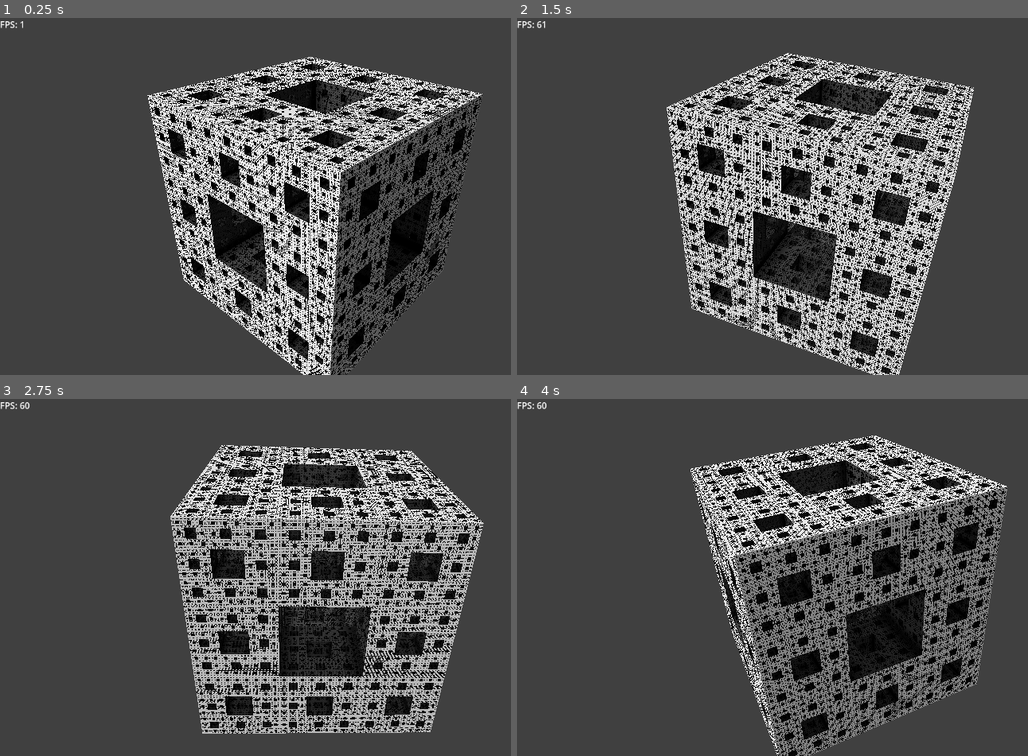
Above: before the commit, frames 1-4 (two rows, left to right).
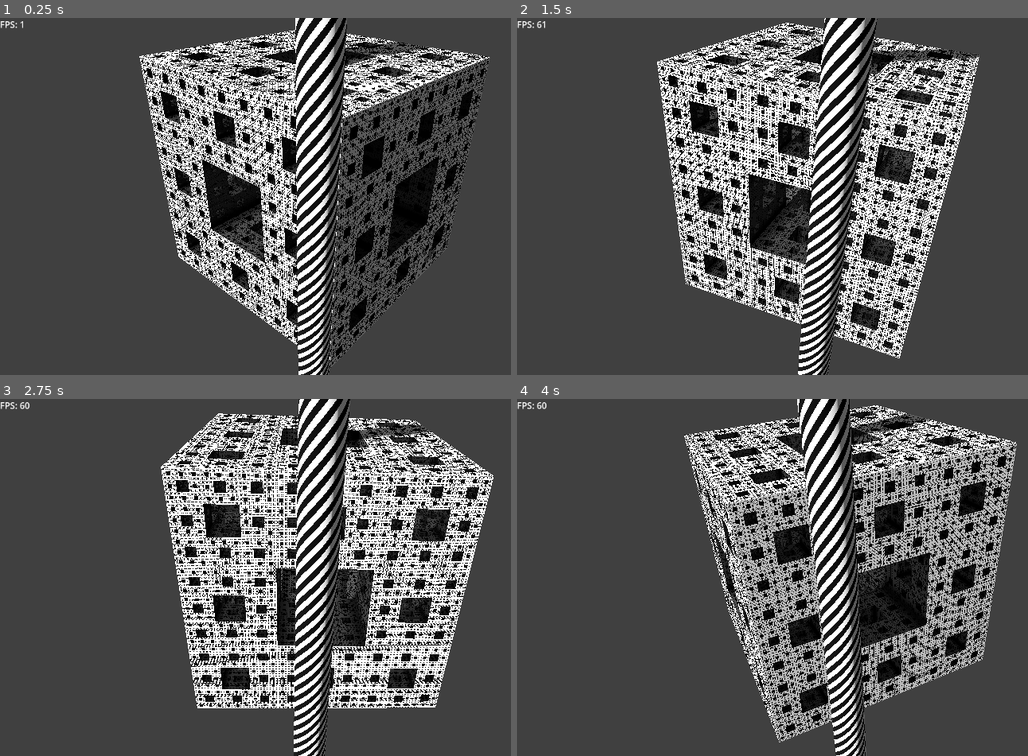
Above: after the commit, the same moments.

Repository: NormallyNormal/Marchless-Menger-Sponge
Game: Godot game, scene res://main.tscn
The game is run twice, just before and just after one commit, with the same random seed, the same clock (stepped at 60 frames per second) and the same inputs.
Inputs:
- Up to frame 1 (0.25 s): no input
- Up to frame 2 (1.5 s): no input
- Up to frame 3 (2.75 s): no input
- Up to frame 4 (4 s): no input

The runs differ from the first frame. In frame 1, 33% of the frame differs, in the area x 27-96%, y 0-100%; in frame 2, 40%; in frame 3, 42%, in the area x 31-97%, y 0-100%; in frame 4, 38%.

Commit message:
Added proper depth so objects can pass inside the fractal properly

Diff:
--- a/CUBE.tscn
+++ b/CUBE.tscn
@@ -11,6 +11,7 @@
 shader_parameter/hole_depth = 1.0
 shader_parameter/surface_color = Color(1, 1, 1, 1)
 shader_parameter/ao_strength = 0.5
+shader_parameter/orthographic = false
 
 [sub_resource type="PlaneMesh" id="PlaneMesh_a202f"]
 size = Vector2(1, 1)
@@ -23,41 +24,35 @@
 [node name="POSY" type="MeshInstance3D" parent="FACES"]
 transform = Transform3D(1, 0, 0, 0, 1, 0, 0, 0, 1, 0, 0.5, 0)
 material_override = SubResource("ShaderMaterial_noarx")
-cast_shadow = 0
 mesh = SubResource("PlaneMesh_a202f")
 skeleton = NodePath("../..")
 
 [node name="NEGY" type="MeshInstance3D" parent="FACES"]
 transform = Transform3D(4.3711385e-08, -3.8213705e-15, 0.99999994, -8.742277e-08, -0.9999999, 0, 0.99999994, -8.742277e-08, -4.3711385e-08, 0, -0.5, 0)
 material_override = SubResource("ShaderMaterial_noarx")
-cast_shadow = 0
 mesh = SubResource("PlaneMesh_a202f")
 skeleton = NodePath("../..")
 
 [node name="NEGX" type="MeshInstance3D" parent="FACES"]
 transform = Transform3D(-4.371139e-08, -1, 0, 1, -4.371139e-08, 0, 0, 0, 1, -0.5, 0, 0)
 material_override = SubResource("ShaderMaterial_noarx")
-cast_shadow = 0
 mesh = SubResource("PlaneMesh_a202f")
 skeleton = NodePath("../..")
 
 [node name="POSX" type="MeshInstance3D" parent="FACES"]
 transform = Transform3D(4.371139e-08, 0.9999999, -8.742277e-08, 1, -4.3711385e-08, 0, -3.821371e-15, -8.742277e-08, -0.9999999, 0.5, 0, 0)
 material_override = SubResource("ShaderMaterial_noarx")
-cast_shadow = 0
 mesh = SubResource("PlaneMesh_a202f")
 skeleton = NodePath("../..")
 
 [node name="NEGZ" type="MeshInstance3D" parent="FACES"]
 transform = Transform3D(1.910685e-15, 4.371138e-08, -0.99999976, 0.9999999, -4.371138e-08, 0, -4.371138e-08, -0.9999999, -4.3711378e-08, 1.5437603e-05, 0.00054992735, -0.49990633)
 material_override = SubResource("ShaderMaterial_noarx")
-cast_shadow = 0
 mesh = SubResource("PlaneMesh_a202f")
 skeleton = NodePath("../..")
 
 [node name="POSZ" type="MeshInstance3D" parent="FACES"]
 transform = Transform3D(1.9106853e-15, 4.3711385e-08, 0.99999994, 0.99999994, -4.3711385e-08, 0, 4.3711385e-08, 0.9999999, -4.3711385e-08, 0, 0, 0.5)
 material_override = SubResource("ShaderMaterial_noarx")
-cast_shadow = 0
 mesh = SubResource("PlaneMesh_a202f")
 skeleton = NodePath("../..")
--- /dev/null
+++ b/depth.gdshader
@@ -0,0 +1,10 @@
+shader_type spatial;
+render_mode unshaded;
+
+uniform sampler2D depth_texture : hint_depth_texture;
+
+void fragment() {
+    float depth = texture(depth_texture, SCREEN_UV).r;
+    // Visualize - depth is 0-1, near to far
+    ALBEDO = vec3(depth);
+}
--- a/main.tscn
+++ b/main.tscn
@@ -1,7 +1,21 @@
-[gd_scene load_steps=5 format=3 uid="uid://bxit7scrjjod"]
+[gd_scene load_steps=12 format=3 uid="uid://bxit7scrjjod"]
 
 [ext_resource type="PackedScene" uid="uid://cqupusd727gd4" path="res://CUBE.tscn" id="1_ig7tw"]
 [ext_resource type="Script" uid="uid://dvlbf3tilki2m" path="res://fps.gd" id="2_0xm2m"]
+[ext_resource type="Shader" uid="uid://b3vlw1ftkn8hr" path="res://stripes.gdshader" id="3_1bvp3"]
+[ext_resource type="Shader" uid="uid://b7b4ftm0j1rhh" path="res://depth.gdshader" id="3_h2yge"]
+
+[sub_resource type="ShaderMaterial" id="ShaderMaterial_lquwl"]
+render_priority = 1
+shader = ExtResource("3_1bvp3")
+
+[sub_resource type="StandardMaterial3D" id="StandardMaterial3D_7mycd"]
+next_pass = SubResource("ShaderMaterial_lquwl")
+
+[sub_resource type="CylinderMesh" id="CylinderMesh_h2yge"]
+top_radius = 0.1
+bottom_radius = 0.1
+height = 4.0
 
 [sub_resource type="Environment" id="Environment_ig7tw"]
 background_mode = 1
@@ -16,12 +30,24 @@
 [sub_resource type="SphereShape3D" id="SphereShape3D_0xm2m"]
 radius = 0.866
 
+[sub_resource type="ShaderMaterial" id="ShaderMaterial_1bvp3"]
+render_priority = 0
+shader = ExtResource("3_h2yge")
+
+[sub_resource type="QuadMesh" id="QuadMesh_lquwl"]
+
 [node name="Main" type="Node3D"]
 
 [node name="SPONGE" parent="." instance=ExtResource("1_ig7tw")]
 
+[node name="Cylinder" type="MeshInstance3D" parent="SPONGE"]
+material_override = SubResource("StandardMaterial3D_7mycd")
+mesh = SubResource("CylinderMesh_h2yge")
+skeleton = NodePath("../..")
+
 [node name="DirectionalLight3D" type="DirectionalLight3D" parent="."]
-transform = Transform3D(0.096072584, -0.6830603, -0.7240158, -0.1248934, -0.7299041, 0.67204297, -0.9875078, 0.025859863, -0.15543348, -1.0510683, 0.79771286, -0.06580871)
+transform = Transform3D(0.096072584, -0.6830603, -0.7240158, -0.1248934, -0.7299041, 0.67204297, -0.9875078, 0.025859889, -0.15543349, -4.191234, 2.8450701, -2.8093805)
+shadow_enabled = true
 
 [node name="WorldEnvironment" type="WorldEnvironment" parent="."]
 environment = SubResource("Environment_ig7tw")
@@ -38,6 +64,12 @@
 shape = SubResource("SphereShape3D_0xm2m")
 
 [node name="Camera3D" type="Camera3D" parent="CollisionShape3D"]
-transform = Transform3D(1, 0, 0, 0, 1, 0, 0, 0, 1, 0, 0, 2)
+transform = Transform3D(1.0000001, 0, 0, 0, 1, 2.9802322e-08, 0, -2.9802322e-08, 1.0000001, 0, -0.13402975, 1.9226179)
 keep_aspect = 0
 current = true
+
+[node name="DepthQuad" type="MeshInstance3D" parent="."]
+transform = Transform3D(1, 0, 0, 0, 1, 0, 0, 0, 1, 0, -0.0010103732, 0.58779514)
+visible = false
+material_override = SubResource("ShaderMaterial_1bvp3")
+mesh = SubResource("QuadMesh_lquwl")
--- a/menger_sponge.gdshader
+++ b/menger_sponge.gdshader
@@ -10,45 +10,43 @@
 varying vec3 original_normal;
 
 int check_hole(vec2 uv, out vec2 local_uv, out float current_scale, int max_iterations, int maxsuperhole) {
-    vec2 p = uv;
+	vec2 p = uv;
 
 	int largest_hole = 0;
-    vec2 largest_local_uv;
-    float largest_scale;
-
-    for (int i = 1; i <= maxsuperhole; i++) {
-        float scale = pow(3.0, float(i));
-        vec2 cell = floor(p / scale);
-        vec2 local = fract(p / scale);
-        if (floor(local.x * 3.0) == 1.0 || floor(local.y * 3.0) == 1.0) {
-            largest_local_uv = fract(local * 3.0);
-            largest_scale = scale / 3.0;
-            largest_hole = -i;
-        }
-    }
-
-    if (largest_hole < 0) {
-        local_uv = largest_local_uv;
-        current_scale = largest_scale;
-        return largest_hole;
-    }
-
-    for (int i = 0; i < max_iterations; i++) {
-        vec2 cell = floor(p * 3.0);
-        vec2 local = fract(p * 3.0);
-
-        if (cell.x == 1.0 && cell.y == 1.0) {
-            local_uv = local;
-            current_scale = 1.0 / pow(3.0, float(i + 1));
-            return i + 1;
-        }
-
-        p = p * 3.0 - cell;
-    }
-    return 0;
-}
-
-vec3 ray_box_interior(vec2 hole_uv, vec3 view_dir, float depth, float depth_stretch, out vec2 face_uv, out int face_id, out float z_depth) {
+	vec2 largest_local_uv;
+	float largest_scale;
+
+	for (int i = 1; i <= maxsuperhole; i++) {
+		float scale = pow(3.0, float(i));
+		vec2 cell = floor(p / scale);
+		vec2 local = fract(p / scale);
+		if (floor(local.x * 3.0) == 1.0 || floor(local.y * 3.0) == 1.0) {
+			largest_local_uv = fract(local * 3.0);
+			largest_scale = scale / 3.0;
+			largest_hole = -i;
+		}
+	}
+
+	if (largest_hole < 0) {
+		local_uv = largest_local_uv;
+		current_scale = largest_scale;
+		return largest_hole;
+	}
+
+	for (int i = 0; i < max_iterations; i++) {
+		vec2 cell = floor(p * 3.0);
+		vec2 local = fract(p * 3.0);
+		if (cell.x == 1.0 && cell.y == 1.0) {
+			local_uv = local;
+			current_scale = 1.0 / pow(3.0, float(i + 1));
+			return i + 1;
+		}
+		p = p * 3.0 - cell;
+	}
+	return 0;
+}
+
+vec3 ray_box_interior(vec2 hole_uv, vec3 view_dir, float depth, float depth_stretch, out vec2 face_uv, out int face_id, out float z_depth, out float ray_length) {
 	vec2 pos = hole_uv * 2.0 - 1.0;
 
 	vec3 ro = vec3(pos, 0.0);
@@ -62,6 +60,7 @@
 
 	vec3 t_far = max(t1, t2);
 	float t = min(min(t_far.x, t_far.y), t_far.z);
+	ray_length = abs(t);
 
 	vec3 hit = ro + rd * t;
 
@@ -104,25 +103,25 @@
 }
 
 float calculate_ao(vec2 face_uv, float z_depth, vec2 hole_uv, int face_id) {
-    if (face_uv.x < 0.0 || face_uv.x > 1.0 || face_uv.y < 0.0 || face_uv.y > 1.0) {
-        return 1.0;
-    }
-
-    float ao = 1.0;
-    float adjacent_edge = 0.0;
-
-    if (face_id == 2 || face_id == 1) {
-        adjacent_edge = min(face_uv.y, 1.0 - face_uv.y);
-        ao *= smoothstep(0.0, 0.25, adjacent_edge);
-    }
-    if (face_id == 3 || face_id == 4) {
-        adjacent_edge = min(face_uv.x, 1.0 - face_uv.x);
-        ao *= smoothstep(0.0, 0.25, adjacent_edge);
-    }
-
-    ao *= mix(1.0, 0.7, z_depth);
-
-    return ao;
+	if (face_uv.x < 0.0 || face_uv.x > 1.0 || face_uv.y < 0.0 || face_uv.y > 1.0) {
+		return 1.0;
+	}
+
+	float ao = 1.0;
+	float adjacent_edge = 0.0;
+
+	if (face_id == 2 || face_id == 1) {
+		adjacent_edge = min(face_uv.y, 1.0 - face_uv.y);
+		ao *= smoothstep(0.0, 0.25, adjacent_edge);
+	}
+	if (face_id == 3 || face_id == 4) {
+		adjacent_edge = min(face_uv.x, 1.0 - face_uv.x);
+		ao *= smoothstep(0.0, 0.25, adjacent_edge);
+	}
+
+	ao *= mix(1.0, 0.7, z_depth);
+
+	return ao;
 }
 
 void fragment() {
@@ -131,14 +130,19 @@
 	vec2 uv = UV;
 	vec2 local_uv;
 	float current_scale;
+	float total_ray_length = 0.0;
+	float accumulated_scale = 1.0;
+
+	vec4 clip_pos = PROJECTION_MATRIX * vec4(VERTEX, 1.0);
+	DEPTH = clip_pos.z / clip_pos.w;
 
 	vec3 view_dir;
-    if (orthographic) {
-        vec3 cam_forward = normalize(INV_VIEW_MATRIX[2].xyz);
-        view_dir = normalize((VIEW_MATRIX * vec4(cam_forward, 0.0)).xyz);
-    } else {
-        view_dir = normalize(VIEW);
-    }
+	if (orthographic) {
+		vec3 cam_forward = normalize(INV_VIEW_MATRIX[2].xyz);
+		view_dir = normalize((VIEW_MATRIX * vec4(cam_forward, 0.0)).xyz);
+	} else {
+		view_dir = normalize(VIEW);
+	}
 
 	int level = check_hole(uv, local_uv, current_scale, hole_iterations, 0);
 
@@ -153,7 +157,11 @@
 		vec2 face_uv;
 		int face_id;
 		float z_depth;
-		vec3 tan_normal = ray_box_interior(local_uv, tan_view, hole_depth * 2.0, pow(3.0, float(level)), face_uv, face_id, z_depth);
+		float ray_length;
+		vec3 tan_normal = ray_box_interior(local_uv, tan_view, hole_depth * 2.0, pow(3.0, float(level)), face_uv, face_id, z_depth, ray_length);
+
+		accumulated_scale = current_scale / 2.0;
+		total_ray_length += ray_length * accumulated_scale;
 
 		if (face_id == 0) {
 			discard;
@@ -206,6 +214,7 @@
 				wall_tangent = cur_tangent;
 				wall_binormal = handedness * cross(wall_normal, wall_tangent);
 			}
+
 			if (cur_face_id == 2) {
 				wall_tangent = -wall_tangent;
 			}
@@ -218,12 +227,10 @@
 
 			if (inner_level <= -2) {
 				if (cur_face_id == 4 || cur_face_id == 3) {
-					inner_local_uv.x = inner_local_uv.x + 1.0/3.0;
-
+					inner_local_uv.x = inner_local_uv.x + 1.0 / 3.0;
 				}
 				if (cur_face_id == 1 || cur_face_id == 2) {
-					inner_local_uv.y = inner_local_uv.y + 1.0/3.0;
-
+					inner_local_uv.y = inner_local_uv.y + 1.0 / 3.0;
 				}
 			}
 
@@ -240,7 +247,11 @@
 			vec2 new_face_uv;
 			int new_face_id;
 			float new_z_depth;
-			vec3 new_tan_normal = ray_box_interior(inner_local_uv, inner_tan_view, hole_depth * 2.0, pow(3.0, float(abs(inner_level))), new_face_uv, new_face_id, new_z_depth);
+			float new_ray_length;
+			vec3 new_tan_normal = ray_box_interior(inner_local_uv, inner_tan_view, hole_depth * 2.0, pow(3.0, float(abs(inner_level))), new_face_uv, new_face_id, new_z_depth, new_ray_length);
+
+			accumulated_scale *= inner_scale;
+			total_ray_length += new_ray_length * accumulated_scale;
 
 			if (new_face_id == 0) {
 				discard;
@@ -267,6 +278,10 @@
 		float depth_darken = exp(-float(total_level) * 0.3);
 		ALBEDO = ALBEDO * ao * depth_darken * 0.4;
 
+		vec3 interior_pos = VERTEX - normalize(VIEW) * total_ray_length;
+		clip_pos = PROJECTION_MATRIX * vec4(interior_pos, 1.0);
+		DEPTH = clip_pos.z / clip_pos.w;
+
 	} else {
 		ALBEDO = ALBEDO * ((FRONT_FACING) ? 1.0 : 0.4);
 	}
--- /dev/null
+++ b/stripes.gdshader
@@ -0,0 +1,13 @@
+shader_type spatial;
+
+void vertex() {
+	// Called for every vertex the material is visible on.
+}
+
+void fragment() {
+    if (mod(UV.x + UV.y * 10.0, 0.1) < 0.05) {
+        ALBEDO = vec3(0.0);
+    } else {
+        discard;  // Don't render non-stripe pixels
+    }
+}
Not shown, added: depth.gdshader.uid
Not shown, added: stripes.gdshader.uid
